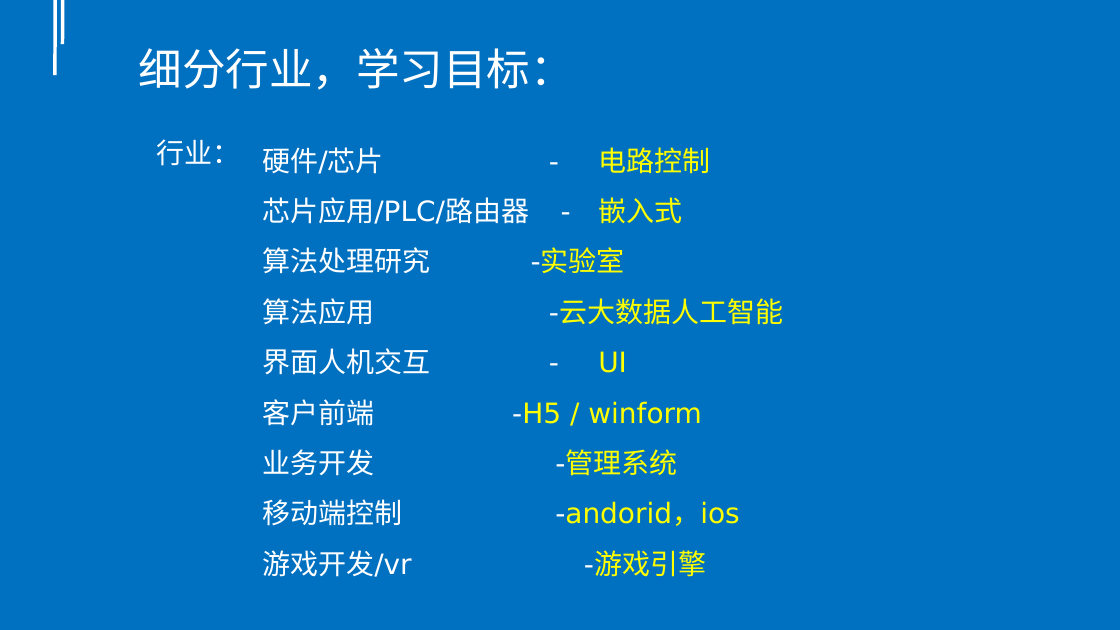
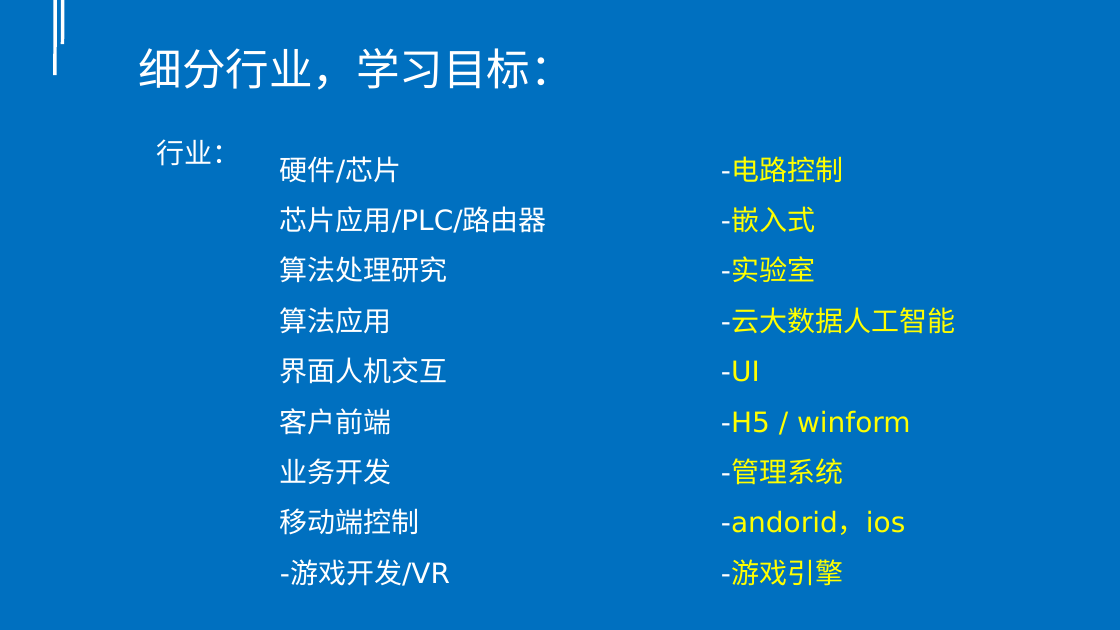
Before and after one commit to millet0328/lesson-file, a slide deck: slide 14 of 职业素养课程--用未来技术视角，定位奋斗方向.pptx (slide 13 before the commit). Drawn at 1120x630 pixels with LibreOffice and Linux fonts; fonts in the diff are those of the drawing. Boxes give left, top, right and bottom in pixels: in the first picture for what was removed or moved away, otherwise in the second. Text is boxed around its words. In the diff, an @@ line names an element or a change of style, - is before the commit and + after.

```diff
--- a/职业素养课程--用未来技术视角，定位奋斗方向.pptx
+++ b/职业素养课程--用未来技术视角，定位奋斗方向.pptx
@@ text at (280,156,547,586): text changed @@
-硬件/芯片 - 电路控制
-芯片应用/PLC/路由器 - 嵌入式
-算法处理研究 -实验室
-算法应用 -云大数据人工智能
-界面人机交互 - UI
-客户前端 -H5 / winform
-业务开发 -管理系统
-移动端控制 -andorid，ios
-游戏开发/vr -游戏引擎
+硬件/芯片
+芯片应用/PLC/路由器
+算法处理研究
+算法应用
+界面人机交互
+客户前端
+业务开发
+移动端控制
+-游戏开发/VR
@@ text added at (721,157,955,586), 18 pt, text #FFFF00 @@
+-电路控制
+-嵌入式
+-实验室
+-云大数据人工智能
+-UI
+-H5 / winform
+-管理系统
+-andorid，ios
+-游戏引擎
```
Also in this commit, not shown: 14 other slides changed, 21 slides added, 3 slides removed.
